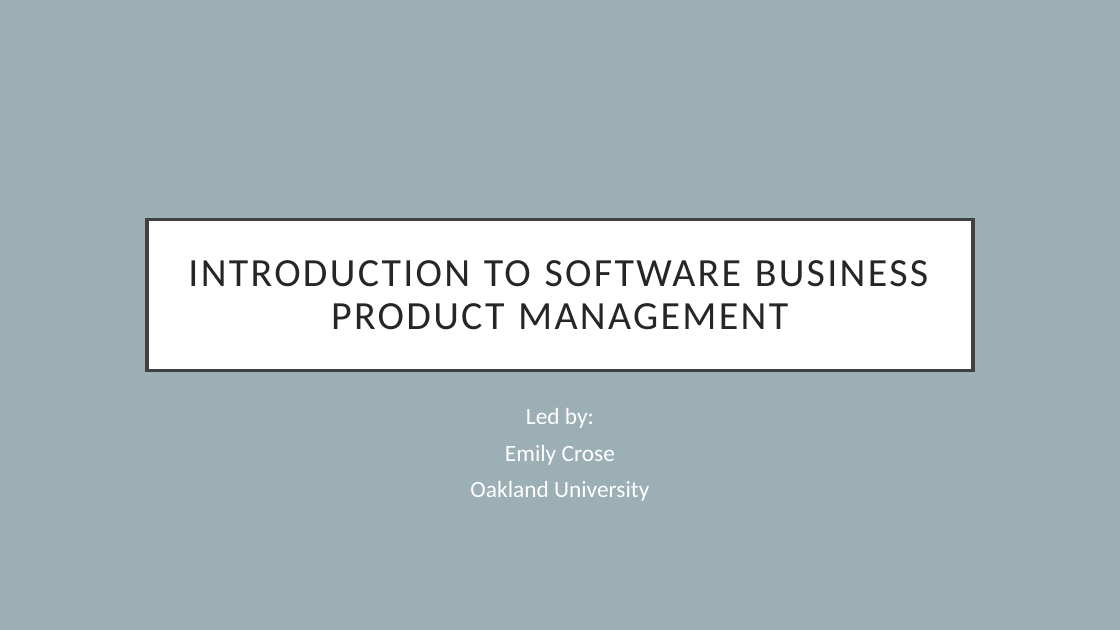
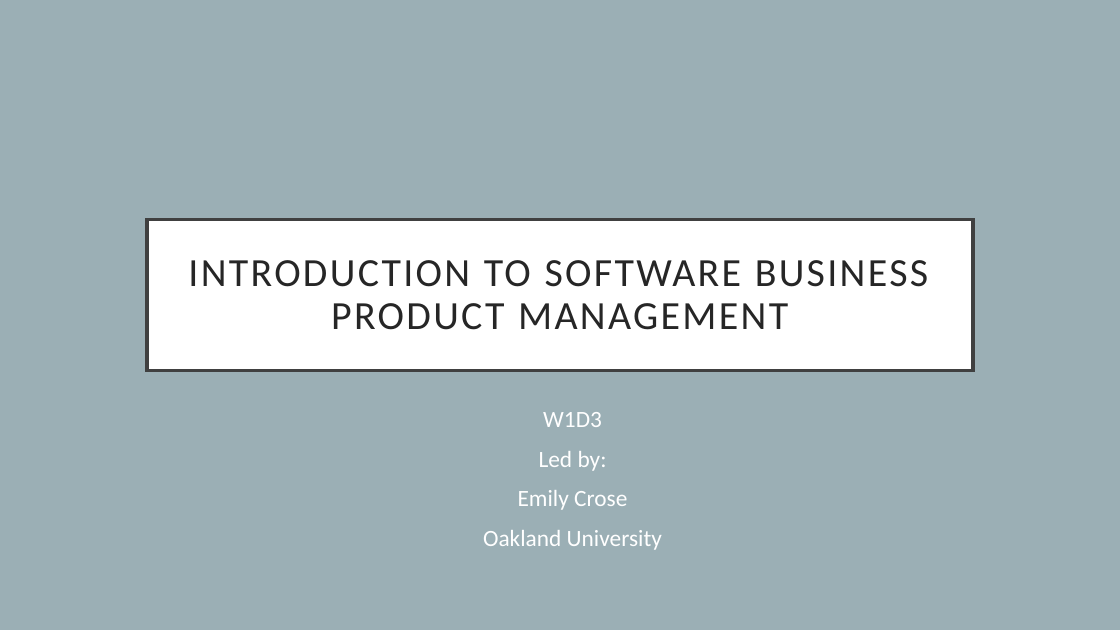
Before and after one commit to hexa-decim8/ISBPM, a slide deck: slide 1 of Class_Materials/Week_1/Day_3/ISBPM w1d3.pptx. Drawn at 1120x630 pixels with LibreOffice and Linux fonts; fonts in the diff are those of the drawing. Boxes give left, top, right and bottom in pixels: in the first picture for what was removed or moved away, otherwise in the second. Text is boxed around its words. In the diff, an @@ line names an element or a change of style, - is before the commit and + after.

```diff
--- a/Class_Materials/Week_1/Day_3/ISBPM w1d3.pptx
+++ b/Class_Materials/Week_1/Day_3/ISBPM w1d3.pptx
@@ subtitle "W1D3" moved from (x1=470, y1=408, x2=649, y2=501) to (x1=483, y1=412, x2=662, y2=550) @@
@@ subtitle at (x1=543, y1=412, x2=602, y2=427): paragraph added @@
+W1D3
@@ subtitle at (x1=483, y1=451, x2=662, y2=550): line spacing 0.9 to 1 @@
```
Also in this commit, not shown: 10 slides added, 9 other files.
